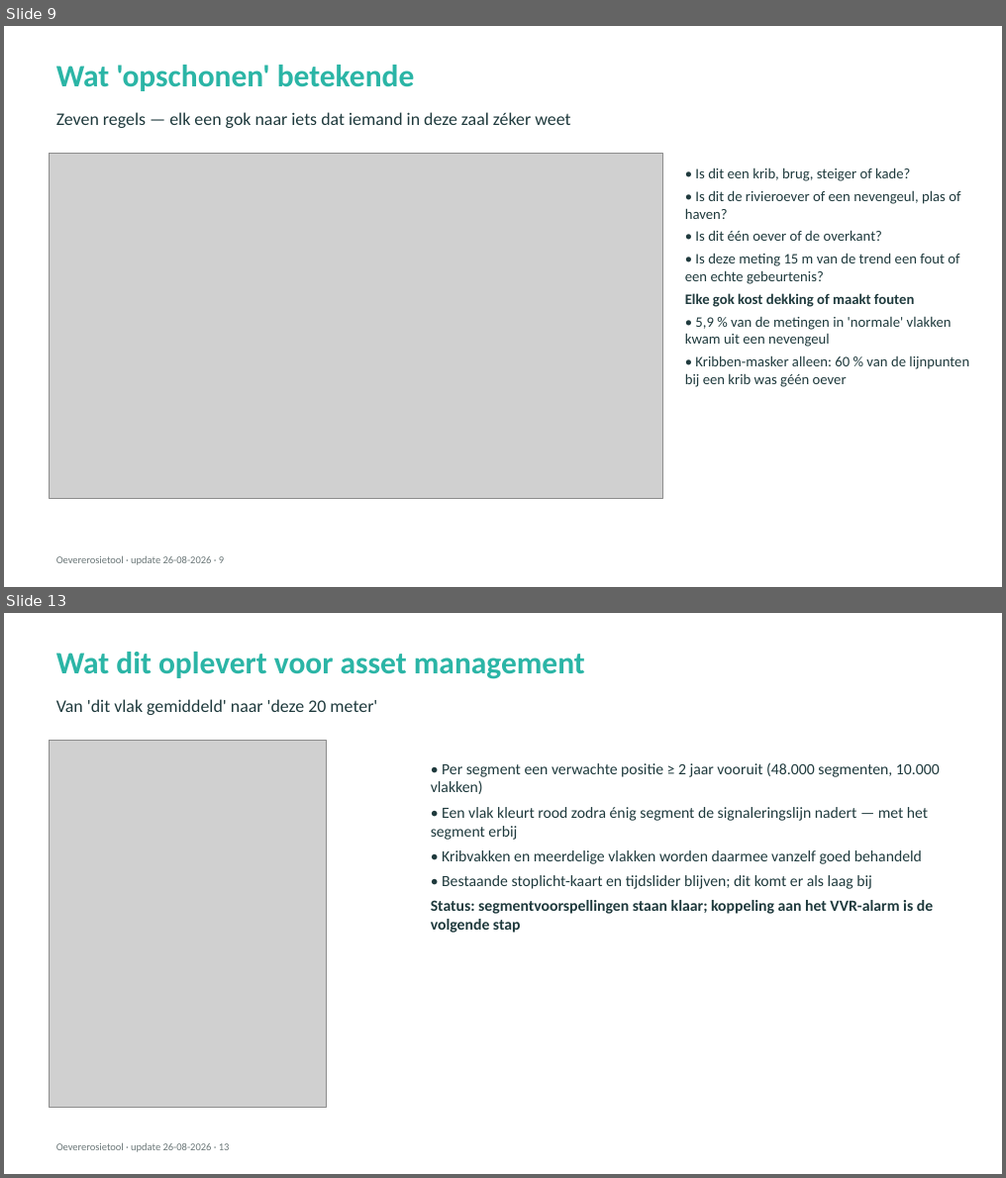
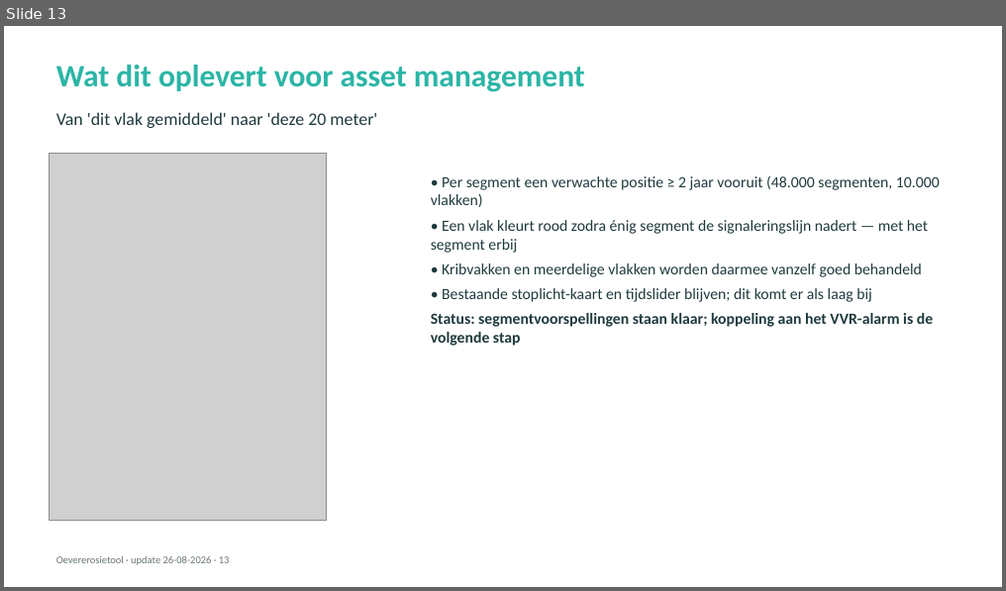
Before and after one commit to HAL24K/wocu-oevererosie, a slide deck: docs/presentations/20260826_update.pptx. Shown one above the other, each under a label of ours: slides 9 and 13 before the commit, slide 13 after it; the slides between them are not shown. The pictures are 1006x1178 and 1006x591 pixels, drawn with LibreOffice and Linux fonts; fonts in the diff are those of the drawing; grey boxes stand for pictures. Boxes give left, top, right and bottom in pixels: in the first picture for what was removed or moved away, otherwise in the second. Text is boxed around its words. In the diff, an @@ line names an element or a change of style, - is before the commit and + after.

```diff
--- a/docs/presentations/20260826_update.pptx
+++ b/docs/presentations/20260826_update.pptx
@@ slide 9 removed at <box>4,26,1002,587</box>, background #FFFFFF @@
@@ text removed at <box>56,65,415,91</box> @@
-Wat 'opschonen' betekende
@@ text removed at <box>56,112,570,128</box> @@
-Zeven regels — elk een gok naar iets dat iemand in deze zaal zéker weet
@@ picture removed at <box>49,154,662,498</box> @@
@@ text removed at <box>685,168,969,387</box> @@
-• Is dit een krib, brug, steiger of kade?
-• Is dit de rivieroever of een nevengeul, plas of haven?
-• Is dit één oever of de overkant?
-• Is deze meting 15 m van de trend een fout of een echte gebeurtenis?
-Elke gok kost dekking of maakt fouten
-• 5,9 % van de metingen in 'normale' vlakken kwam uit een nevengeul
-• Kribben-masker alleen: 60 % van de lijnpunten bij een krib was géén oever
@@ text removed at <box>56,557,224,566</box> @@
-Oevererosietool · update 26-08-2026 · 9
```
Also in this commit, not shown: 8 slides changed, 4 slides added, 3 other slides removed, 17 other files.
